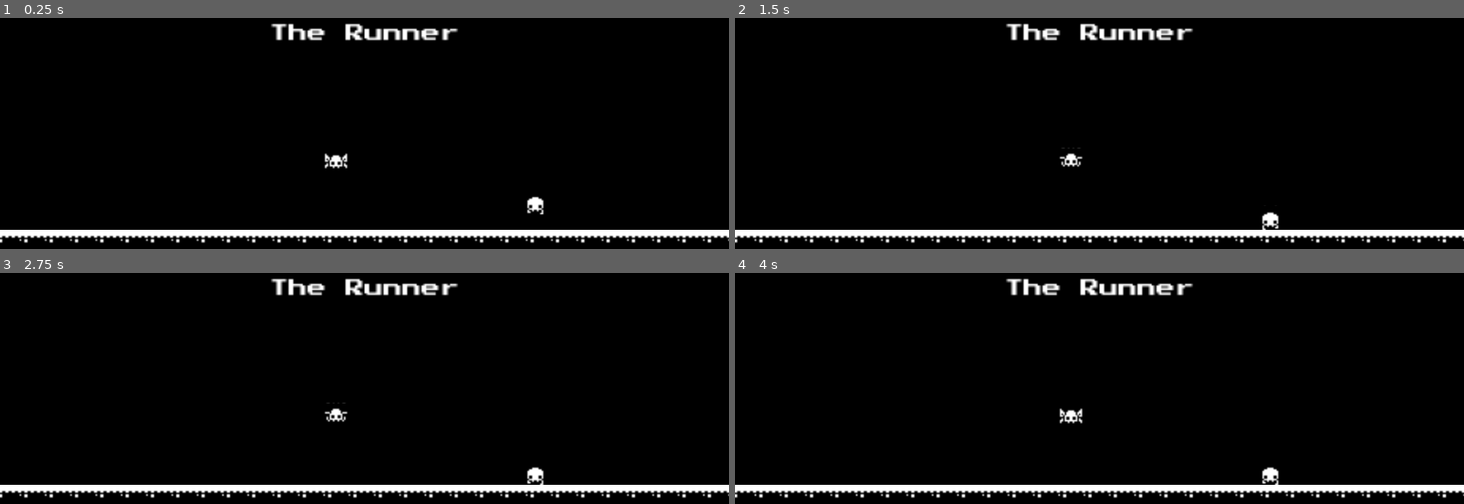
Above: before the commit, frames 1-4 (two rows, left to right).
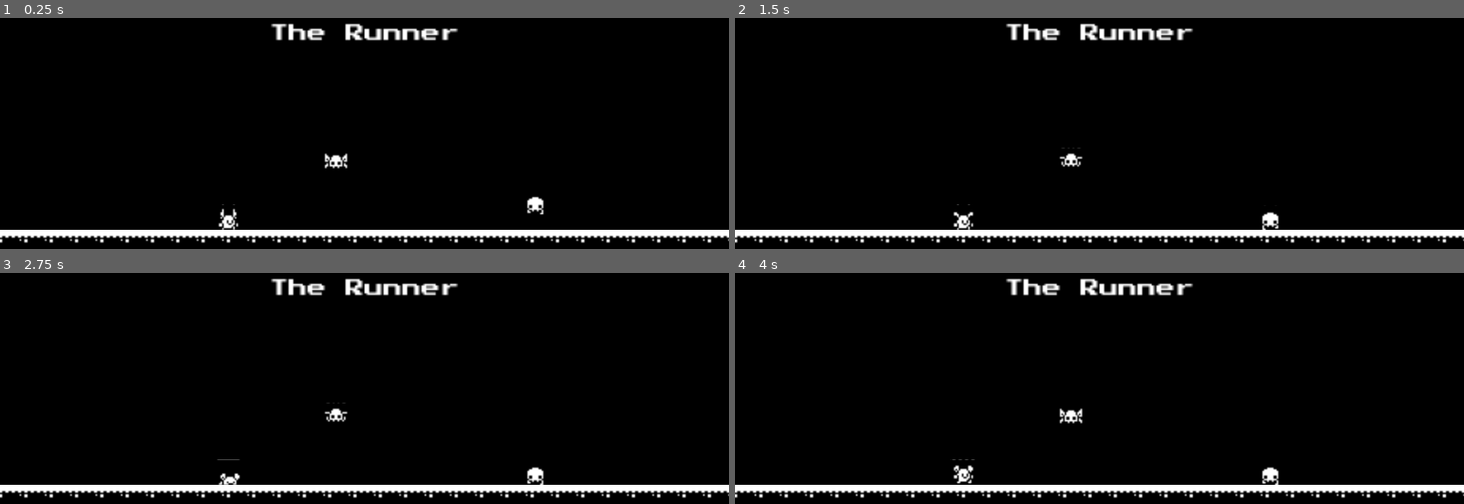
Above: after the commit, the same moments.

Repository: subedipanas/therunner
Game: Godot game, scene res://scenes/game_screen.tscn
The game is run twice, just before and just after one commit, with the same random seed, the same clock (stepped at 60 frames per second) and the same inputs.
Inputs:
- Up to frame 1 (0.25 s): no input
- Up to frame 2 (1.5 s): hold Up (ui_up) from 0.53 s (still down)
- Up to frame 3 (2.75 s): tap Enter at 2 s; release Up (ui_up) at 2.03 s; hold Down (ui_down) from 2.03 s (still down); tap Up (ui_up) at 2.1 s
- Up to frame 4 (4 s): release Down (ui_down) at 2.78 s; hold Up (ui_up) from 2.78 s (still down)

The runs differ from the first frame. In frame 1, 0.2% of the frame differs, in the area x 29-33%, y 80-92%; in frame 2, 0.2%; in frame 3, 0.1%; in frame 4, 0.2%.

Commit message:
GD-31 Added player to the game with jump and duck options

Diff:
--- /dev/null
+++ b/objects/player.gd
@@ -0,0 +1,39 @@
+extends CharacterBody2D
+
+@onready var animated_sprite_2d = $AnimatedSprite2D
+@onready var duck_timer = $DuckTimer
+@onready var collision = $Collision
+@onready var duck_collision = $DuckCollision
+
+const JUMP_VELOCITY = -250.0
+
+func _ready() -> void:
+	duck_collision.disabled = true
+	animated_sprite_2d.play("default")
+
+func _physics_process(delta):
+	if not is_on_floor():
+		_add_gravity(delta)
+	elif Input.is_action_just_pressed("ui_up"):
+		_handle_jump()
+	elif Input.is_action_just_pressed("ui_down"):
+		_handle_duck()
+
+	move_and_slide()
+
+func _add_gravity(delta) -> void:
+	velocity += get_gravity() * delta
+
+func _handle_jump() -> void:
+	velocity.y = JUMP_VELOCITY
+
+func _handle_duck():
+	collision.disabled = true
+	duck_collision.disabled = false
+	animated_sprite_2d.play("duck")
+	duck_timer.start()
+
+func _on_duck_timer_timeout():
+	collision.disabled = false
+	duck_collision.disabled = true
+	animated_sprite_2d.play("run")
--- /dev/null
+++ b/objects/player.tscn
@@ -0,0 +1,135 @@
+[gd_scene load_steps=18 format=3 uid="uid://baha54hytun71"]
+
+[ext_resource type="Script" path="res://objects/player.gd" id="1_hts85"]
+[ext_resource type="Texture2D" uid="uid://bl57orunb7rxf" path="res://assets/game_tilemap_packed.png" id="1_mx4gh"]
+
+[sub_resource type="AtlasTexture" id="AtlasTexture_p2eus"]
+atlas = ExtResource("1_mx4gh")
+region = Rect2(16, 192, 16, 16)
+
+[sub_resource type="AtlasTexture" id="AtlasTexture_cv6pb"]
+atlas = ExtResource("1_mx4gh")
+region = Rect2(16, 208, 16, 16)
+
+[sub_resource type="AtlasTexture" id="AtlasTexture_t2qeo"]
+atlas = ExtResource("1_mx4gh")
+region = Rect2(16, 224, 16, 16)
+
+[sub_resource type="AtlasTexture" id="AtlasTexture_h8jpk"]
+atlas = ExtResource("1_mx4gh")
+region = Rect2(16, 240, 16, 16)
+
+[sub_resource type="AtlasTexture" id="AtlasTexture_iq6gp"]
+atlas = ExtResource("1_mx4gh")
+region = Rect2(96, 192, 16, 16)
+
+[sub_resource type="AtlasTexture" id="AtlasTexture_4x3oh"]
+atlas = ExtResource("1_mx4gh")
+region = Rect2(96, 208, 16, 16)
+
+[sub_resource type="AtlasTexture" id="AtlasTexture_vphbu"]
+atlas = ExtResource("1_mx4gh")
+region = Rect2(96, 224, 16, 16)
+
+[sub_resource type="AtlasTexture" id="AtlasTexture_568pp"]
+atlas = ExtResource("1_mx4gh")
+region = Rect2(96, 240, 16, 16)
+
+[sub_resource type="AtlasTexture" id="AtlasTexture_lavan"]
+atlas = ExtResource("1_mx4gh")
+region = Rect2(16, 192, 16, 16)
+
+[sub_resource type="AtlasTexture" id="AtlasTexture_kkdrm"]
+atlas = ExtResource("1_mx4gh")
+region = Rect2(32, 192, 16, 16)
+
+[sub_resource type="AtlasTexture" id="AtlasTexture_yuwvl"]
+atlas = ExtResource("1_mx4gh")
+region = Rect2(48, 192, 16, 16)
+
+[sub_resource type="AtlasTexture" id="AtlasTexture_m5km8"]
+atlas = ExtResource("1_mx4gh")
+region = Rect2(64, 192, 16, 16)
+
+[sub_resource type="SpriteFrames" id="SpriteFrames_f02rn"]
+animations = [{
+"frames": [{
+"duration": 1.0,
+"texture": SubResource("AtlasTexture_p2eus")
+}, {
+"duration": 1.0,
+"texture": SubResource("AtlasTexture_cv6pb")
+}, {
+"duration": 1.0,
+"texture": SubResource("AtlasTexture_t2qeo")
+}, {
+"duration": 1.0,
+"texture": SubResource("AtlasTexture_h8jpk")
+}],
+"loop": true,
+"name": &"default",
+"speed": 7.0
+}, {
+"frames": [{
+"duration": 1.0,
+"texture": SubResource("AtlasTexture_iq6gp")
+}, {
+"duration": 1.0,
+"texture": SubResource("AtlasTexture_4x3oh")
+}, {
+"duration": 1.0,
+"texture": SubResource("AtlasTexture_vphbu")
+}, {
+"duration": 1.0,
+"texture": SubResource("AtlasTexture_568pp")
+}],
+"loop": true,
+"name": &"duck",
+"speed": 7.0
+}, {
+"frames": [{
+"duration": 1.0,
+"texture": SubResource("AtlasTexture_lavan")
+}, {
+"duration": 1.0,
+"texture": SubResource("AtlasTexture_kkdrm")
+}, {
+"duration": 1.0,
+"texture": SubResource("AtlasTexture_yuwvl")
+}, {
+"duration": 1.0,
+"texture": SubResource("AtlasTexture_m5km8")
+}],
+"loop": true,
+"name": &"run",
+"speed": 7.0
+}]
+
+[sub_resource type="CircleShape2D" id="CircleShape2D_tac43"]
+radius = 5.0
+
+[sub_resource type="CircleShape2D" id="CircleShape2D_fhr8x"]
+radius = 3.0
+
+[node name="Player" type="CharacterBody2D"]
+script = ExtResource("1_hts85")
+
+[node name="AnimatedSprite2D" type="AnimatedSprite2D" parent="."]
+position = Vector2(0, -8)
+sprite_frames = SubResource("SpriteFrames_f02rn")
+animation = &"duck"
+autoplay = "default"
+
+[node name="Collision" type="CollisionShape2D" parent="."]
+position = Vector2(0, -5)
+shape = SubResource("CircleShape2D_tac43")
+
+[node name="DuckCollision" type="CollisionShape2D" parent="."]
+position = Vector2(1, -3)
+rotation = 1.5708
+shape = SubResource("CircleShape2D_fhr8x")
+
+[node name="DuckTimer" type="Timer" parent="."]
+one_shot = true
+
+[connection signal="timeout" from="DuckTimer" to="." method="_on_duck_timer_timeout"]
--- a/scenes/game_level.tscn
+++ b/scenes/game_level.tscn
@@ -1,8 +1,9 @@
-[gd_scene load_steps=4 format=4 uid="uid://d1343cpjju6yj"]
+[gd_scene load_steps=5 format=4 uid="uid://d1343cpjju6yj"]
 
 [ext_resource type="TileSet" uid="uid://boiojmy8uq02k" path="res://tilesets/game_tileset.tres" id="1_ff7m1"]
 [ext_resource type="PackedScene" uid="uid://cdg0ltnyx3c27" path="res://objects/ground_enemy.tscn" id="2_id3s6"]
 [ext_resource type="PackedScene" uid="uid://diddbdsixahgs" path="res://objects/flying_enemy.tscn" id="3_3ddop"]
+[ext_resource type="PackedScene" uid="uid://baha54hytun71" path="res://objects/Player.tscn" id="4_s4n50"]
 
 [node name="GameLevel" type="Node2D"]
 
@@ -15,3 +16,6 @@
 
 [node name="FlyingEnemy" parent="." instance=ExtResource("3_3ddop")]
 position = Vector2(270, 204)
+
+[node name="Player" parent="." instance=ExtResource("4_s4n50")]
+position = Vector2(202, 222)
